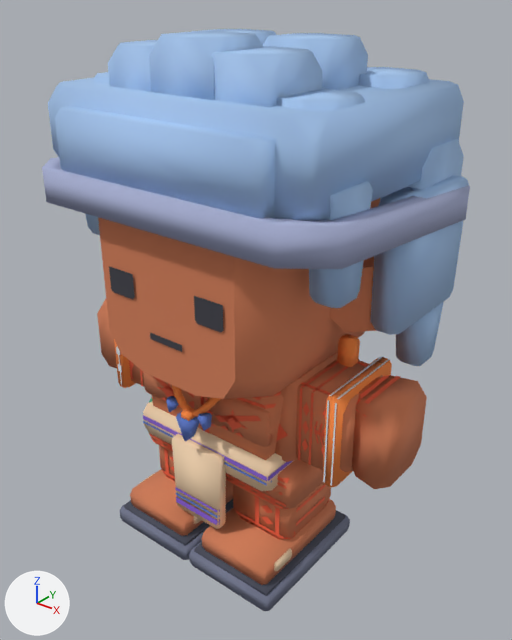
An edit to the glTF model Assets/TumbangPreso/Art/characters/persons/team-rafi.glb, drawn before and after from the same camera.
Both versions are drawn from a 50 mm lens placed at (0.626, -0.748, 0.855), pointed at (-0.001, 0.035, 0.369). The lights are fixed; the arrows at lower left show +X, +Y and +Z. The older version comes first. Vertices at exactly the same position are counted once.

The first picture shows 'body-mesh', 'head-mesh'.
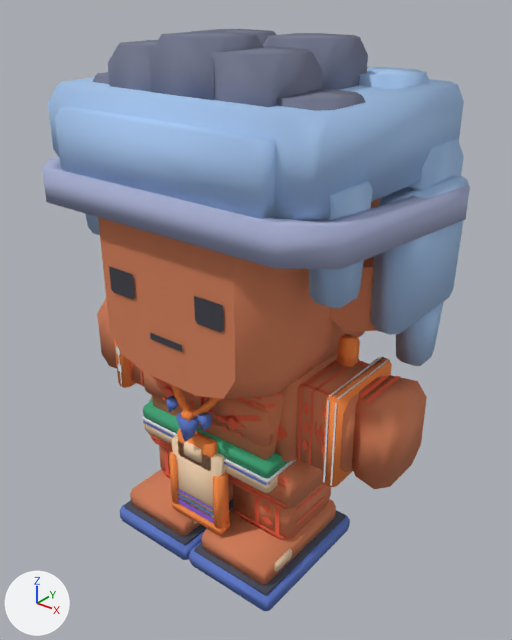
Commit message: Restyle Rafi's cloth in the cast clothing language

Scene script edits in JSON lines:
```json
{"block": "me_body_mesh", "where": "# used by ob_body_mesh; location = (0.0, 0.0, 0.0)"}
{"op": "remove", "block": "me_body_mesh", "code": "me_body_mesh.from_pydata(...)  # 3352 vertices, 3666 faces; spans x -0.285..0.285, y -0.142..0.117, z 0.0..0.36"}
{"op": "add", "block": "me_body_mesh", "code": "me_body_mesh.from_pydata(...)  # 3520 vertices, 4146 faces; spans x -0.285..0.285, y -0.142..0.12, z 0.0..0.36"}
{"block": "me_body_mesh", "change": "me_body_mesh part 1: a new loose piece, a box spanning x -0.13..0.13, y -0.102..0.104, z 0.2003..0.205, in mat_colormap"}
{"block": "me_body_mesh", "change": "me_body_mesh part 2: the loose piece of 24 vertices spanning x -0.128..0.128, y -0.1..0.102, z 0.179..0.226 is scaled about its middle by (0.41, 0.114, 0.258), then moved by (0.0, -0.109, -0.125)"}
{"block": "me_body_mesh", "change": "me_body_mesh part 3: the loose piece of 4 vertices spanning x -0.128..0.128, y -0.101, z 0.203..0.21 is rebuilt with 4 vertices and now spans x -0.128..0.128, y -0.101..-0.098, z 0.197..0.2"}
{"block": "me_body_mesh", "change": "me_body_mesh part 4: 28 vertices removed from x -0.129..0.129, y -0.101..0.103, z 0.195..0.21; 204 vertices added at x -0.129..0.129, y -0.122..0.12, z 0.083..0.229"}
{"block": "me_body_mesh", "change": "me_body_mesh part 5: 136 kept faces spanning x -0.162..0.162, y -0.142..0.088, z 0.0..0.026 get new texture (UV) coordinates"}
{"block": "me_body_mesh", "change": "other edits to the shape of me_body_mesh do not show in these pictures"}
{"block": "me_head_mesh", "where": "me_head_mesh.from_pydata(...)  # 792 vertices, 2102 faces; spans x -0.25..0.25, y -0.182..0.286, z 0.208..0.79"}
{"block": "me_head_mesh", "where": "# used by ob_head_mesh; location = (0.0, 0.0, 0.0)"}
{"block": "me_head_mesh", "change": "me_head_mesh part 6: texture (UV) coordinates of 476 of 2102 faces, centred in x -0.198..0.198, y -0.11..0.12, z 0.636..0.79, changed; they spanned u 0.84..0.84, v 0.41..0.41 and now span u 0.22..0.22, v 0.16..0.16"}
```

Pixel boxes (x1, y1, x2, y2) of what changed, in the pictures (512 x 640 px; the box of a moved part takes in the faces that stretch with it):
```json
{"part": 1, "of": "me_body_mesh", "change": "added", "after": [142, 416, 296, 484]}
{"part": 2, "of": "me_body_mesh", "change": "moved or reshaped", "before": [143, 401, 295, 491], "after": [172, 502, 230, 535]}
{"part": 3, "of": "me_body_mesh", "change": "rebuilt", "before": [143, 415, 267, 481], "after": [146, 422, 265, 483], "on screen": "7% shorter"}
{"part": 4, "of": "me_body_mesh", "change": "built on", "before": [143, 421, 292, 486], "after": [143, 401, 290, 529]}
{"part": 5, "of": "me_body_mesh", "change": "surface changed", "before": [120, 504, 350, 611], "after": [120, 504, 350, 611]}
{"part": 6, "of": "me_head_mesh", "change": "surface changed", "before": [92, 29, 368, 111], "after": [92, 29, 368, 111], "on screen": "darker"}
```
